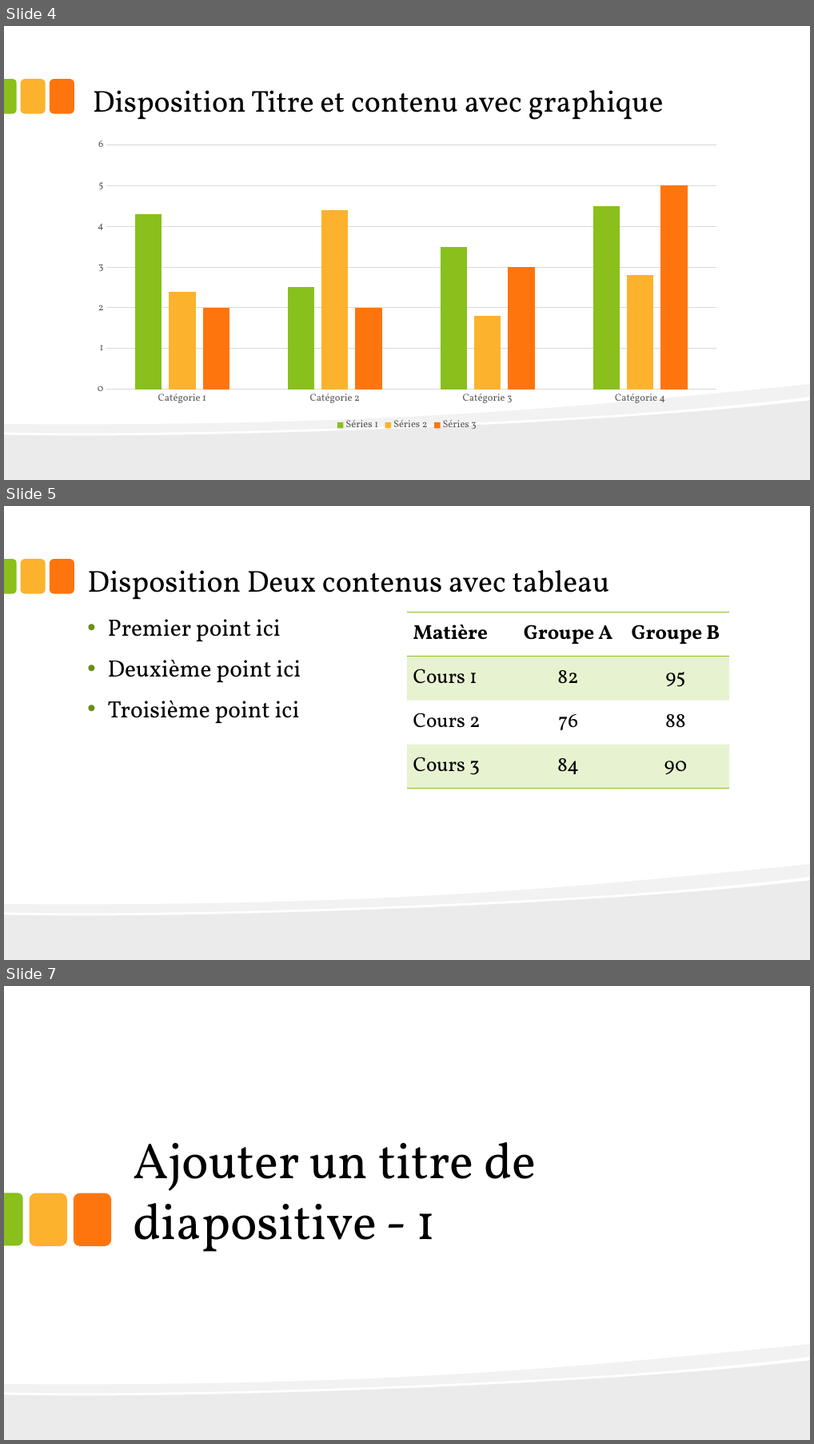
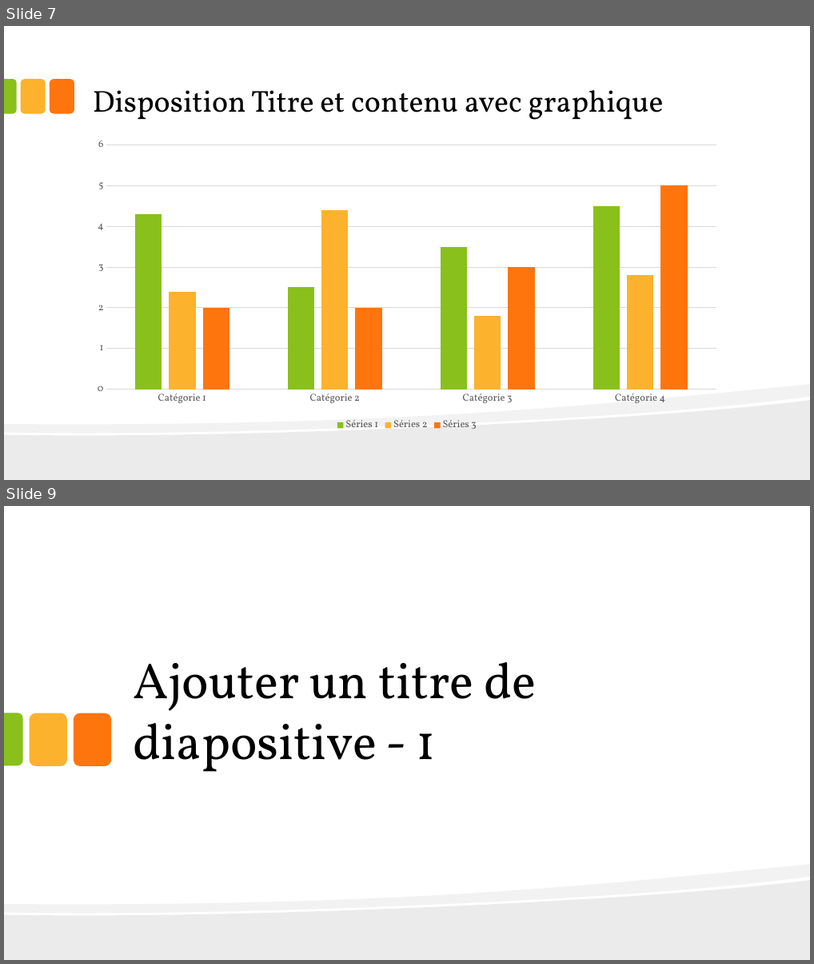
Before and after one commit to kevin-EK/Concevez-une-application-au-service-de-la-sant-publique, a slide deck: P3 Concevez une application au service de la santé publique.pptx. Shown one above the other, each under a label of ours: slides 4, 5 and 7 before the commit, slides 7 and 9 after it; the slides between them are not shown. The pictures are 814x1444 and 814x964 pixels, drawn with LibreOffice and Linux fonts; fonts in the diff are those of the drawing. Boxes give left, top, right and bottom in pixels: in the first picture for what was removed or moved away, otherwise in the second. Text is boxed around its words. In the diff, an @@ line names an element or a change of style, - is before the commit and + after.

```diff
--- a/P3 Concevez une application au service de la santé publique.pptx
+++ b/P3 Concevez une application au service de la santé publique.pptx
@@ slide 5 removed at (x1=4, y1=506, x2=810, y2=960), background #FFFFFF; not listed: 5 template elements that a slide beside it also shows @@
@@ title removed at (x1=87, y1=570, x2=610, y2=600) @@
-Disposition Deux contenus avec tableau
@@ text removed at (x1=108, y1=619, x2=301, y2=724) @@
-• Premier point ici
-• Deuxième point ici
-• Troisième point ici
@@ table removed at (x1=407, y1=612, x2=730, y2=788), 4 rows, 3 columns @@
-Matière | Groupe A | Groupe B
-Cours 1 | 82 | 95
-Cours 2 | 76 | 88
-Cours 3 | 84 | 90
@@ what was slide 4 is now slide 7 @@
@@ what was slide 7 is now slide 9 @@
```
Also in this commit, not shown: 1 slide changed, 4 slides added, 1 other slide removed, 1 other file.
